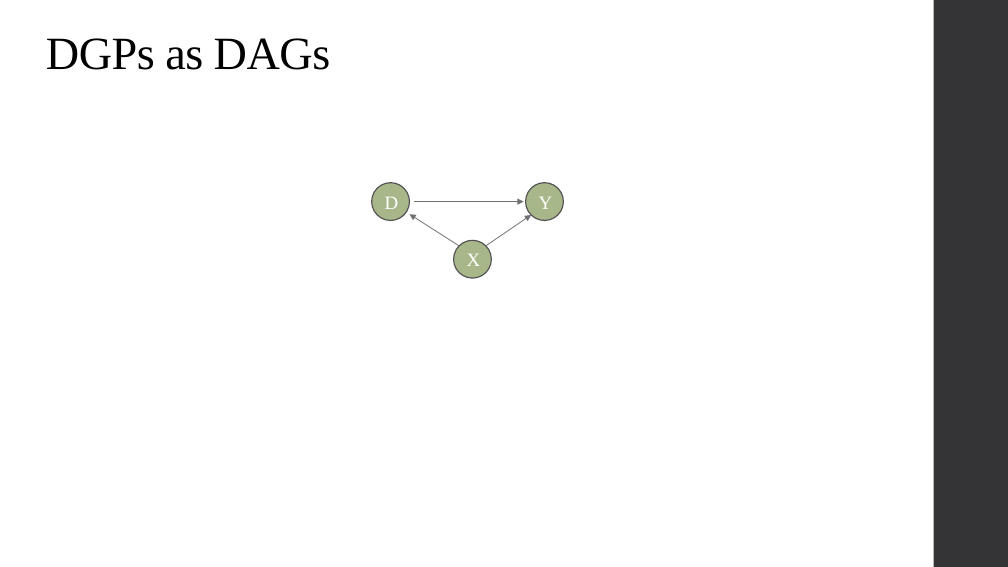
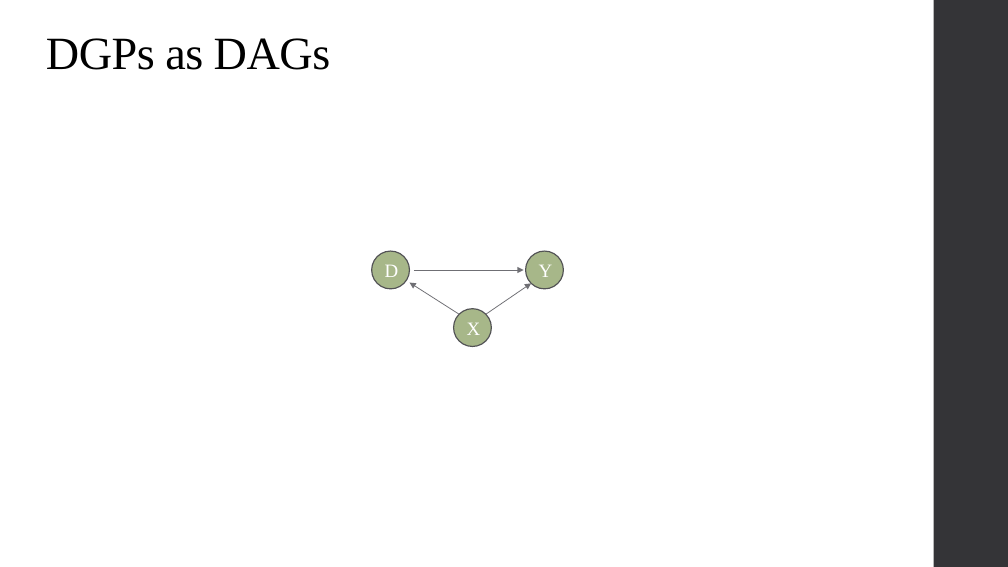
Before and after one commit to alex-hoagland/HAD5744, a slide deck: slide 53 of Lecture01_Introduction/Lecture1_Frameworks.pptx (slide 49 before the commit). Drawn at 1008x567 pixels with LibreOffice and Linux fonts; fonts in the diff are those of the drawing; grey boxes stand for pictures. Boxes give left, top, right and bottom in pixels: in the first picture for what was removed or moved away, otherwise in the second. Text is boxed around its words. In the diff, an @@ line names an element or a change of style, - is before the commit and + after.

```diff
--- a/Lecture01_Introduction/Lecture1_Frameworks.pptx
+++ b/Lecture01_Introduction/Lecture1_Frameworks.pptx
@@ 3 ellipses, 3 arrows moved together from (x1=372, y1=183, x2=563, y2=278) to (x1=372, y1=251, x2=563, y2=346) @@
```
Also in this commit, not shown: 14 other slides changed, 9 slides added, 4 slides removed, 1 other file.
